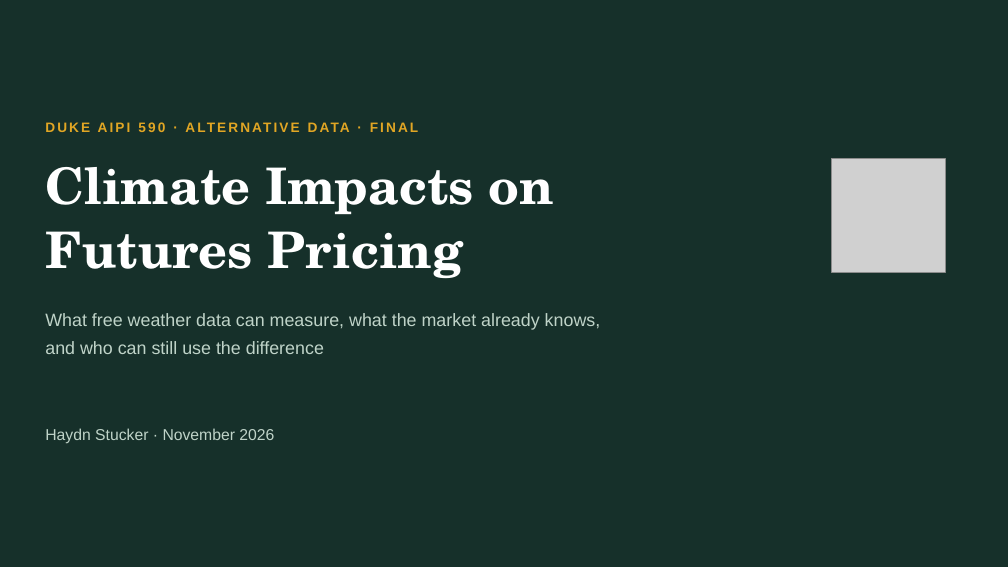
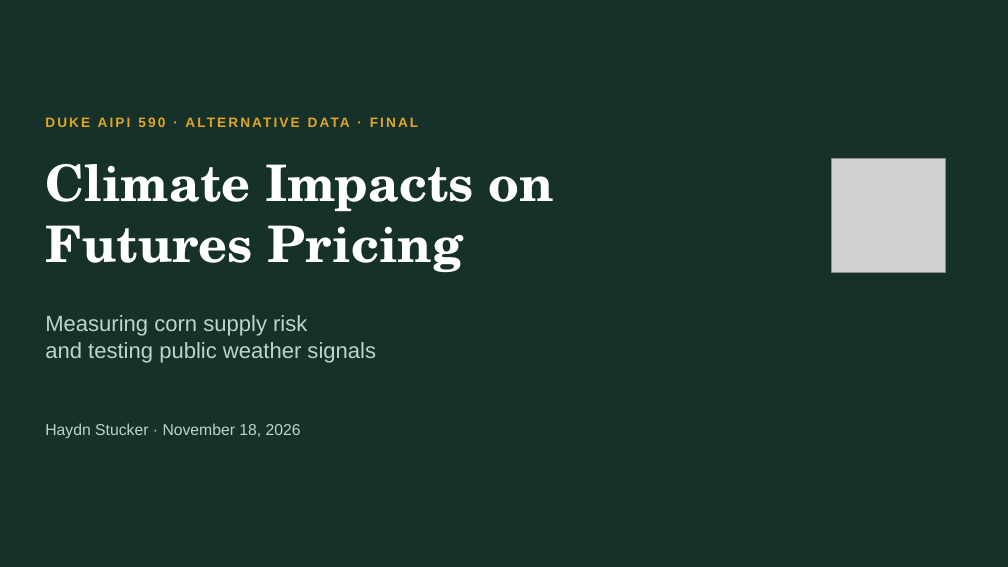
Before and after one commit to haydn-s/climate-futures-pricing, a slide deck: slide 1 of presentation/final/output/Final Presentation.pptx. Drawn at 1008x567 pixels with LibreOffice and Linux fonts; fonts in the diff are those of the drawing; grey boxes stand for pictures. Boxes give left, top, right and bottom in pixels: in the first picture for what was removed or moved away, otherwise in the second. Text is boxed around its words. In the diff, an @@ line names an element or a change of style, - is before the commit and + after.

```diff
--- a/presentation/final/output/Final Presentation.pptx
+++ b/presentation/final/output/Final Presentation.pptx
@@ text "DUKE AIPI 590 · ALTERNATIVE ..." at (45, 113, 726, 140): vertical alignment middle to top @@
@@ text "Climate Impacts on" at (45, 164, 553, 272): line spacing 1.05 to 1 @@
@@ text at (45, 315, 376, 363): text changed; size 17 to 21 pt @@
-What free weather data can measure, what the market already knows,
-and who can still use the difference
+Measuring corn supply risk
+and testing public weather signals
@@ text "Haydn Stucker · November 18, ..." at (45, 423, 301, 439): vertical alignment middle to top @@
@@ text at (45, 423, 301, 439): text changed @@
-Haydn Stucker · November 2026
+Haydn Stucker · November 18, 2026
```
Also in this commit, not shown: 11 slides added, 8 slides removed, 6 other files.
